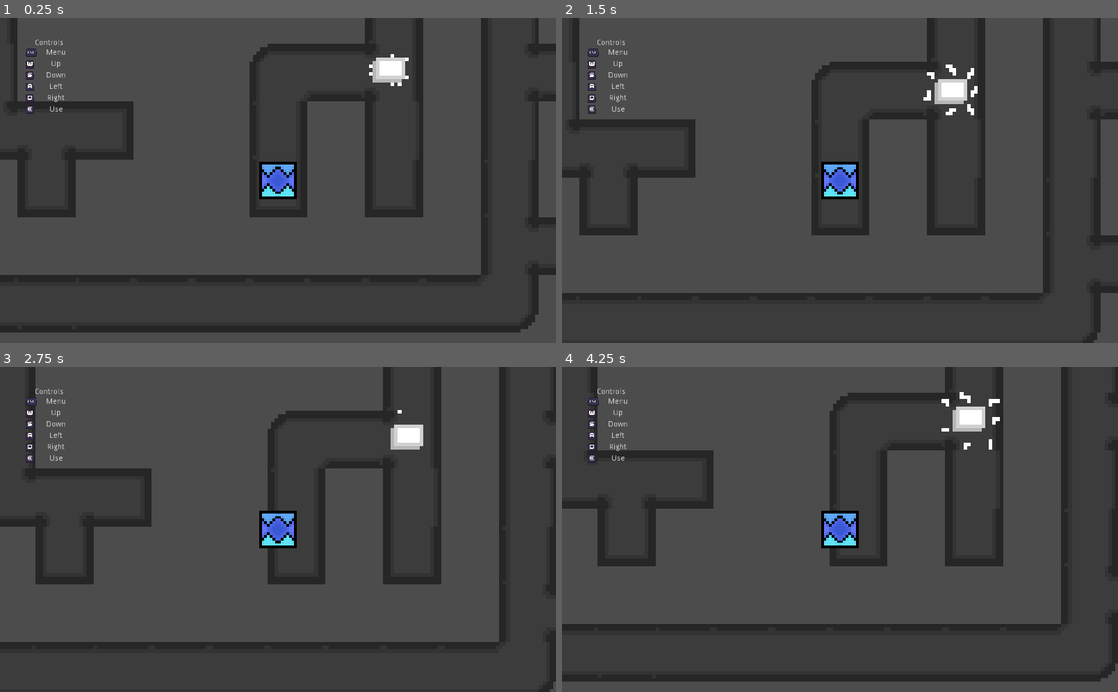
Above: before the commit, frames 1-4 (two rows, left to right).
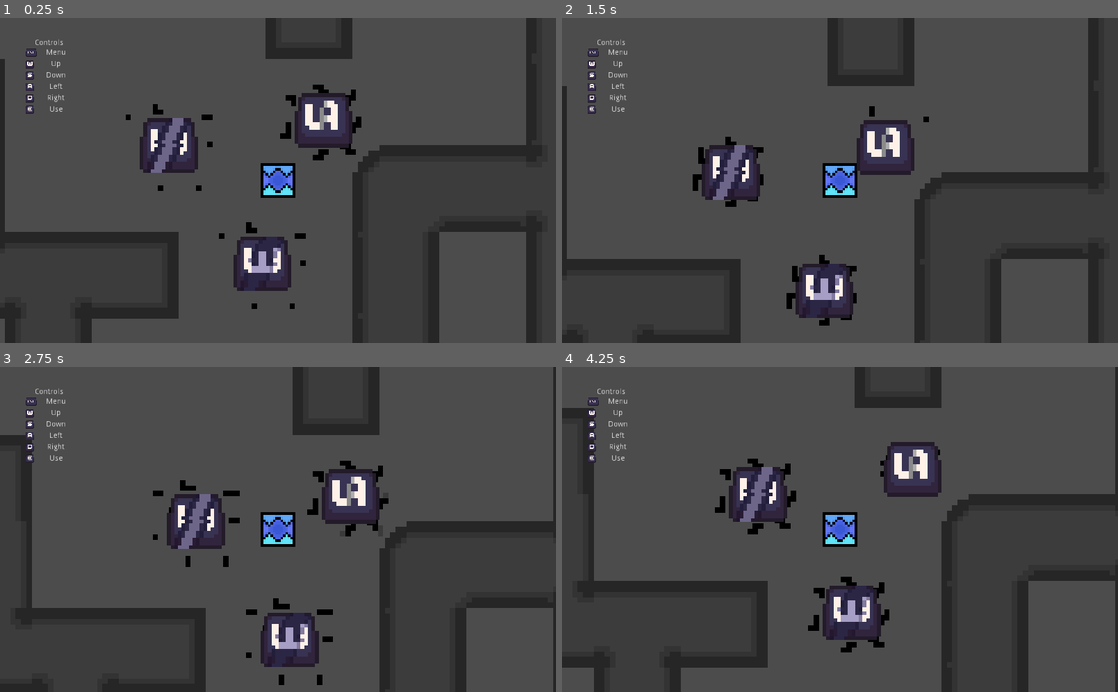
Above: after the commit, the same moments.

Repository: FlashDaggerX/Rendoki
Game: Godot game, scene res://levels/Level.tscn
Same seed, same stepped clock (60 frames per second), same inputs: the game is played once before the commit and once after it.
Inputs:
- Up to frame 1 (0.25 s): no input
- Up to frame 2 (1.5 s): tap Enter at 0.5 s; hold E (ren_use) 0.53-1.28 s; hold W (ren_up) from 0.53 s (still down); tap E (ren_use) at 1.35 s
- Up to frame 3 (2.75 s): release W (ren_up) at 2.03 s; hold A (ren_left) from 2.03 s (still down); hold E (ren_use) from 2.03 s (still down)
- Up to frame 4 (4.25 s): release E (ren_use) at 2.78 s; tap E (ren_use) at 2.85 s; release A (ren_left) at 3.53 s; hold S (ren_down) from 3.53 s (still down); hold E (ren_use) from 3.53 s (still down)

The runs differ from the first frame. In frame 1, 22% of the frame differs, in the area x 0-99%, y 0-100%; in frame 2, 20%; in frame 3, 21%; in frame 4, 22%, in the area x 0-100%, y 0-100%.

Commit message:
Switch! Snap! Fix!

Diff:
--- a/globals/InputRandomizer.gd
+++ b/globals/InputRandomizer.gd
@@ -1,8 +1,12 @@
 extends Node
 
-signal switch (old_key, new_key)
-signal snap (key)
-signal fix (key)
+signal switched (old_key, new_key)
+signal snapped (key)
+signal fixed (key)
+
+var snapped_keys = []
+
+onready var INIT_ACTIONS = _get_available_actions()
 
 
 # Remaps the action according to the action list in $ControlStatus
@@ -15,22 +19,14 @@
 
 
 func event_switch():
-	var avail_actions = []
-	if true: # New body for slicing actions into avail_actions
-		var actions = InputMap.get_actions()
-		# Uses 13 as a constant, because there are 13 actions we can't delete...
-		avail_actions = actions.slice(13, len(actions))
+	var f_action = _randomize_action()
+	# Index 0, since we only use keyboard controls for now.
+	var old_key = _action_key(f_action)
 
-	randomize()
-	var f_action = avail_actions[randi() % len(avail_actions)]
-	# Index 0, since we only use keyboard controls for now.
-	var old_key = InputMap.get_action_list(f_action)[0].get_scancode()
-
-	randomize()
-	var t_action = avail_actions[randi() % len(avail_actions)]
+	var t_action = _randomize_action()
 	if t_action == f_action:
-		t_action = avail_actions[0]
-	var new_key = InputMap.get_action_list(t_action)[0].get_scancode()
+		t_action = INIT_ACTIONS[0]
+	var new_key = _action_key(t_action)
 
 	# TODO: Switches the display, but not the keybinding
 	print(f_action, new_key)
@@ -38,16 +34,40 @@
 	remap_action(f_action, new_key)
 	remap_action(t_action, old_key)
 
-	emit_signal("switch", old_key, new_key)
+	emit_signal("switched", old_key, new_key)
 
 
 func event_snap():
-	pass
+	var action = _randomize_action()
+	var key = _action_key(action)
+
+	if not has_snapped(key):
+		snapped_keys.append(key)
+		emit_signal("snapped", key)
 
 
 func event_fix():
-	pass
+	if len(snapped_keys) != 0:
+		var key = snapped_keys.pop_back()
+		emit_signal("fixed", key)
 
 
-func has_snapped(action):
-	return not InputMap.has_action(action)
+func has_snapped(key):
+	return snapped_keys.has(key)
+
+
+func _randomize_action():
+	var avail_actions = _get_available_actions()
+
+	randomize()
+	return avail_actions[randi() % len(avail_actions)]
+
+
+func _action_key(action):
+	return InputMap.get_action_list(action)[0].get_scancode()
+
+
+func _get_available_actions():
+	var actions = InputMap.get_actions()
+	# Uses 13 as a constant, because there are 13 actions we can't delete...
+	return actions.slice(13, len(actions))
--- /dev/null
+++ b/globals/KeyInfo.gd
@@ -0,0 +1,12 @@
+class_name KeyInfo
+extends Reference
+
+"""
+A reference file that holds information on all the possible game inputs.
+"""
+
+const REN_W = "ren_up"
+const REN_S = "ren_down"
+const REN_A = "ren_left"
+const REN_D = "ren_right"
+const REN_USE = "ren_use"
--- a/globals/KeyTextures.gd
+++ b/globals/KeyTextures.gd
@@ -4,6 +4,9 @@
 """
 A reference file that holds texture constants.
 """
+
+const MOD_SNAP = Color.red
+const MOD_NORM = Color.white
 
 const TXT_SNAP = preload("res://assets/sprites/atlas_button_special_snap.tres")
 const TXT_FIX = preload("res://assets/sprites/atlas_button_special_fix.tres")
--- a/levels/GameControls.gd
+++ b/levels/GameControls.gd
@@ -8,18 +8,32 @@
 
 
 func _ready():
-	InputRandomizer.connect("switch", self, "_on_input_switch")
+	InputRandomizer.connect("switched", self, "_on_InputRandomizer_switched")
+	InputRandomizer.connect("snapped", self, "_on_InputRandomizer_snapped")
+	InputRandomizer.connect("fixed", self, "_on_InputRandomizer_fixed")
 
 
-func _on_input_switch(old_key, new_key):
-	old_key = translate_key(old_key)
-	new_key = translate_key(new_key)
+func _on_InputRandomizer_switched(old_key, new_key):
+	old_key = _translate_key(old_key)
+	new_key = _translate_key(new_key)
 
 	change_text_switch(old_key, new_key)
 	move_ui_header(old_key, new_key)
 
-	return_text(old_key)
-	return_text(new_key)
+	change_text_normal(old_key)
+	change_text_normal(new_key)
+
+
+func _on_InputRandomizer_snapped(key):
+	key = _translate_key(key)
+
+	change_text_snap(key)
+
+
+func _on_InputRandomizer_fixed(key):
+	key = _translate_key(key)
+
+	change_text_normal(key)
 
 
 # Moves the action label from f_key to t_key
@@ -35,7 +49,10 @@
 
 
 func change_text_snap(key):
-	_actic.get_child(key).set_texture(KeyTextures.TXT_SNAP)
+	var node = _actic.get_child(key)
+	node.set_texture(KeyTextures.TXT_SNAP)
+	node.set_modulate(KeyTextures.MOD_SNAP)
+
 
 
 func change_text_switch(f_key, t_key):
@@ -47,17 +64,33 @@
 	_actic.get_child(key).set_texture(KeyTextures.TXT_FIX)
 
 
-func return_text(key):
+func change_text_normal(key):
+	var node
+	var texture
+
 	match key:
-		A_W: _actic.get_child(A_W).set_texture(KeyTextures.TXT_W)
-		A_S: _actic.get_child(A_S).set_texture(KeyTextures.TXT_S)
-		A_A: _actic.get_child(A_A).set_texture(KeyTextures.TXT_A)
-		A_D: _actic.get_child(A_D).set_texture(KeyTextures.TXT_D)
-		A_E: _actic.get_child(A_E).set_texture(KeyTextures.TXT_E)
-		A_ESC: return _actic.get_child(A_ESC).set_texture(KeyTextures.TXT_ESC)
+		A_W:
+			node = _actic.get_child(A_W)
+			texture = KeyTextures.TXT_W
+		A_S:
+			node = _actic.get_child(A_S)
+			texture = KeyTextures.TXT_S
+		A_A:
+			node = _actic.get_child(A_A)
+			texture = KeyTextures.TXT_A
+		A_D:
+			node = _actic.get_child(A_D)
+			texture = KeyTextures.TXT_D
+		A_E:
+			node = _actic.get_child(A_E)
+			texture = KeyTextures.TXT_E
+		_: return
+
+	node.set_texture(texture)
+	node.set_modulate(KeyTextures.MOD_NORM)
 
 
-func translate_key(key):
+func _translate_key(key):
 	match key:
 		KEY_W: return A_W
 		KEY_S: return A_S
--- a/levels/Level.tscn
+++ b/levels/Level.tscn
@@ -1,15 +1,17 @@
-[gd_scene load_steps=11 format=2]
+[gd_scene load_steps=13 format=2]
 
-[ext_resource path="res://sprites/Player.tscn" type="PackedScene" id=1]
+[ext_resource path="res://sprites/player/Player.tscn" type="PackedScene" id=1]
 [ext_resource path="res://assets/tiles/level_tileset.tres" type="TileSet" id=2]
 [ext_resource path="res://assets/sprites/atlas_button_w.tres" type="Texture" id=3]
-[ext_resource path="res://sprites/Shrine.tscn" type="PackedScene" id=4]
+[ext_resource path="res://sprites/shrines/SnapShrine.tscn" type="PackedScene" id=4]
 [ext_resource path="res://assets/sprites/atlas_button_s.tres" type="Texture" id=5]
 [ext_resource path="res://assets/sprites/atlas_button_d.tres" type="Texture" id=6]
 [ext_resource path="res://assets/sprites/atlas_button_a.tres" type="Texture" id=7]
 [ext_resource path="res://assets/sprites/atlas_button_e.tres" type="Texture" id=8]
 [ext_resource path="res://assets/sprites/atlas_button_esc.tres" type="Texture" id=9]
 [ext_resource path="res://levels/GameControls.gd" type="Script" id=10]
+[ext_resource path="res://sprites/shrines/FixShrine.tscn" type="PackedScene" id=11]
+[ext_resource path="res://sprites/shrines/SwitchShrine.tscn" type="PackedScene" id=12]
 
 [node name="Level" type="Node2D"]
 
@@ -160,16 +162,24 @@
 tile_data = PoolIntArray( -327689, 5, 0, -327688, 5, 0, -327687, 5, 0, -327686, 5, 0, -327685, 5, 0, -327684, 5, 0, -32 …(1787 unchanged characters)…
 
 [node name="Player" parent="." instance=ExtResource( 1 )]
-position = Vector2( 23.9328, 21.8517 )
-z_index = 2
+position = Vector2( 2.33597, -9.51074 )
 
-[node name="Camera" type="Camera2D" parent="Player"]
+[node name="Camera2D" type="Camera2D" parent="Player"]
 current = true
-zoom = Vector2( 0.15, 0.15 )
+zoom = Vector2( 0.1, 0.1 )
 limit_left = -200
 limit_top = -200
 limit_right = 200
 limit_bottom = 200
 
-[node name="Shrine" parent="." instance=ExtResource( 4 )]
-position = Vector2( 55.0219, -8.20665 )
+[node name="FixShrine" parent="." instance=ExtResource( 11 )]
+position = Vector2( -0.529732, 6.22435 )
+free_on_collision = false
+
+[node name="SnapShrine" parent="." instance=ExtResource( 4 )]
+position = Vector2( -17.746, -15.6271 )
+free_on_collision = false
+
+[node name="SwitchShrine" parent="." instance=ExtResource( 12 )]
+position = Vector2( 10.7271, -20.2622 )
+free_on_collision = false
--- a/project.godot
+++ b/project.godot
@@ -10,11 +10,17 @@
 
 _global_script_classes=[ {
 "base": "Reference",
+"class": "KeyInfo",
+"language": "GDScript",
+"path": "res://globals/KeyInfo.gd"
+}, {
+"base": "Reference",
 "class": "KeyTextures",
 "language": "GDScript",
 "path": "res://globals/KeyTextures.gd"
 } ]
 _global_script_class_icons={
+"KeyInfo": "",
 "KeyTextures": ""
 }
 
@@ -59,11 +65,6 @@
 
 [input]
 
-ren_menu={
-"deadzone": 0.5,
-"events": [ Object(InputEventKey,"resource_local_to_scene":false,"resource_name":"","device":0,"alt":false,"shift":false,"control":false,"meta":false,"command":false,"pressed":false,"scancode":16777217,"unicode":0,"echo":false,"script":null)
- ]
-}
 ren_up={
 "deadzone": 0.5,
 "events": [ Object(InputEventKey,"resource_local_to_scene":false,"resource_name":"","device":0,"alt":false,"shift":false,"control":false,"meta":false,"command":false,"pressed":false,"scancode":87,"unicode":0,"echo":false,"script":null)
--- a/sprites/Player.gd
+++ /dev/null
@@ -1,24 +0,0 @@
-extends KinematicBody2D
-
-var direction = Vector2.ZERO
-
-export(int) var move_modifier = 300
-
-
-func _input(event):
-	if event.is_action_pressed("ren_up"):
-		direction = Vector2.UP
-	elif event.is_action_pressed("ren_down"):
-		direction = Vector2.DOWN
-	elif event.is_action_pressed("ren_left"):
-		direction = Vector2.LEFT
-	elif event.is_action_pressed("ren_right"):
-		direction = Vector2.RIGHT
-	elif event.is_action_pressed("ren_use"):
-		pass # Use is to collect a Fix! block
-
-
-func _physics_process(delta):
-	if direction != Vector2.ZERO:
-		move_and_slide(direction * move_modifier)
-		direction = Vector2.ZERO
--- /dev/null
+++ b/sprites/player/Player.gd
@@ -0,0 +1,28 @@
+extends KinematicBody2D
+
+var direction = Vector2.ZERO
+
+export(int) var move_modifier = 300
+
+
+func _input(event):
+	if event is InputEventKey:
+		if InputRandomizer.has_snapped(event.scancode):
+			return
+
+		if event.is_action_pressed("ren_up"):
+			direction = Vector2.UP
+		elif event.is_action_pressed("ren_down"):
+			direction = Vector2.DOWN
+		elif event.is_action_pressed("ren_left"):
+			direction = Vector2.LEFT
+		elif event.is_action_pressed("ren_right"):
+			direction = Vector2.RIGHT
+		elif event.is_action_pressed("ren_use"):
+			pass # Use is to collect a Fix! block
+
+
+func _physics_process(delta):
+	if direction != Vector2.ZERO:
+		move_and_slide(direction * move_modifier)
+		direction = Vector2.ZERO
--- a/sprites/Player.tscn
+++ b/sprites/player/Player.tscn
@@ -1,16 +1,17 @@
 [gd_scene load_steps=4 format=2]
 
-[ext_resource path="res://sprites/Player.gd" type="Script" id=1]
+[ext_resource path="res://sprites/player/Player.gd" type="Script" id=1]
 [ext_resource path="res://assets/sprites/reg_character.png" type="Texture" id=2]
 
 [sub_resource type="RectangleShape2D" id=1]
-extents = Vector2( 5, 5 )
+extents = Vector2( 3, 3 )
 
 [node name="Player" type="KinematicBody2D"]
+collision_mask = 3
 script = ExtResource( 1 )
 
 [node name="Sprite" type="Sprite" parent="."]
-scale = Vector2( 0.75, 0.75 )
+scale = Vector2( 0.45, 0.45 )
 texture = ExtResource( 2 )
 
 [node name="Body" type="CollisionShape2D" parent="."]
--- /dev/null
+++ b/sprites/shrines/FixShrine.gd
@@ -0,0 +1,6 @@
+extends "Shrine.gd"
+
+
+func _on_FixShrine_body_entered(body):
+	InputRandomizer.event_fix()
+	collider_free()
--- /dev/null
+++ b/sprites/shrines/FixShrine.tscn
@@ -0,0 +1,17 @@
+[gd_scene load_steps=4 format=2]
+
+[ext_resource path="res://sprites/shrines/Shrine.tscn" type="PackedScene" id=1]
+[ext_resource path="res://assets/sprites/atlas_button_special_fix.tres" type="Texture" id=2]
+[ext_resource path="res://sprites/shrines/FixShrine.gd" type="Script" id=3]
+
+[node name="FixShrine" instance=ExtResource( 1 )]
+script = ExtResource( 3 )
+
+[node name="ShrineAnimatedSprite" parent="." index="0"]
+modulate = Color( 0.215686, 0.843137, 0.372549, 1 )
+frame = 1
+
+[node name="FixSprite" type="Sprite" parent="." index="2"]
+scale = Vector2( 0.67, 0.67 )
+texture = ExtResource( 2 )
+[connection signal="body_entered" from="." to="." method="_on_FixShrine_body_entered"]
--- /dev/null
+++ b/sprites/shrines/Shrine.gd
@@ -0,0 +1,15 @@
+extends Area2D
+
+const MODULATOR = Color.black
+
+export(bool) var free_on_collision = true
+
+
+func _ready():
+	if not free_on_collision:
+		$ShrineAnimatedSprite.set_modulate(MODULATOR)
+
+
+func collider_free():
+	if free_on_collision:
+		queue_free()
--- a/sprites/Shrine.tscn
+++ b/sprites/shrines/Shrine.tscn
@@ -1,6 +1,7 @@
-[gd_scene load_steps=17 format=2]
+[gd_scene load_steps=18 format=2]
 
 [ext_resource path="res://assets/sheets/shrine_sheet.png" type="Texture" id=1]
+[ext_resource path="res://sprites/shrines/Shrine.gd" type="Script" id=2]
 
 [sub_resource type="AtlasTexture" id=1]
 atlas = ExtResource( 1 )
@@ -63,14 +64,17 @@
 } ]
 
 [sub_resource type="RectangleShape2D" id=15]
-extents = Vector2( 8, 8 )
+extents = Vector2( 4.36834, 4.18444 )
 
 [node name="Shrine" type="Area2D"]
+collision_layer = 2
+collision_mask = 0
+script = ExtResource( 2 )
 
-[node name="Sprite" type="AnimatedSprite" parent="."]
+[node name="ShrineAnimatedSprite" type="AnimatedSprite" parent="."]
 frames = SubResource( 14 )
-frame = 4
+frame = 6
 playing = true
 
-[node name="Body" type="CollisionShape2D" parent="."]
+[node name="ShrineBody" type="CollisionShape2D" parent="."]
 shape = SubResource( 15 )
--- /dev/null
+++ b/sprites/shrines/SnapShrine.gd
@@ -0,0 +1,6 @@
+extends "Shrine.gd"
+
+
+func _on_SnapShrine_body_entered(body):
+	InputRandomizer.event_snap()
+	collider_free()
--- /dev/null
+++ b/sprites/shrines/SnapShrine.tscn
@@ -0,0 +1,18 @@
+[gd_scene load_steps=4 format=2]
+
+[ext_resource path="res://sprites/shrines/Shrine.tscn" type="PackedScene" id=1]
+[ext_resource path="res://assets/sprites/atlas_button_special_snap.tres" type="Texture" id=2]
+[ext_resource path="res://sprites/shrines/SnapShrine.gd" type="Script" id=3]
+
+[node name="SnapShrine" instance=ExtResource( 1 )]
+collision_mask = 2147483648
+script = ExtResource( 3 )
+
+[node name="ShrineAnimatedSprite" parent="." index="0"]
+modulate = Color( 1, 0.454902, 0.454902, 1 )
+frame = 1
+
+[node name="SnapSprite" type="Sprite" parent="." index="2"]
+scale = Vector2( 0.67, 0.67 )
+texture = ExtResource( 2 )
+[connection signal="body_entered" from="." to="." method="_on_SnapShrine_body_entered"]
--- /dev/null
+++ b/sprites/shrines/SwitchShrine.gd
@@ -0,0 +1,6 @@
+extends "Shrine.gd"
+
+
+func _on_SwitchShrine_body_entered(body):
+	InputRandomizer.event_switch()
+	collider_free()
--- /dev/null
+++ b/sprites/shrines/SwitchShrine.tscn
@@ -0,0 +1,18 @@
+[gd_scene load_steps=4 format=2]
+
+[ext_resource path="res://sprites/shrines/Shrine.tscn" type="PackedScene" id=1]
+[ext_resource path="res://assets/sprites/atlas_button_special_switch.tres" type="Texture" id=2]
+[ext_resource path="res://sprites/shrines/SwitchShrine.gd" type="Script" id=3]
+
+[node name="SwitchShrine" instance=ExtResource( 1 )]
+script = ExtResource( 3 )
+
+[node name="ShrineAnimatedSprite" parent="." index="0"]
+modulate = Color( 0.431373, 0.792157, 0.886275, 1 )
+frame = 9
+
+[node name="SwitchSprite" type="Sprite" parent="." index="2"]
+position = Vector2( -2.98023e-08, 2.98023e-08 )
+scale = Vector2( 0.67, 0.67 )
+texture = ExtResource( 2 )
+[connection signal="body_entered" from="." to="." method="_on_SwitchShrine_body_entered"]
